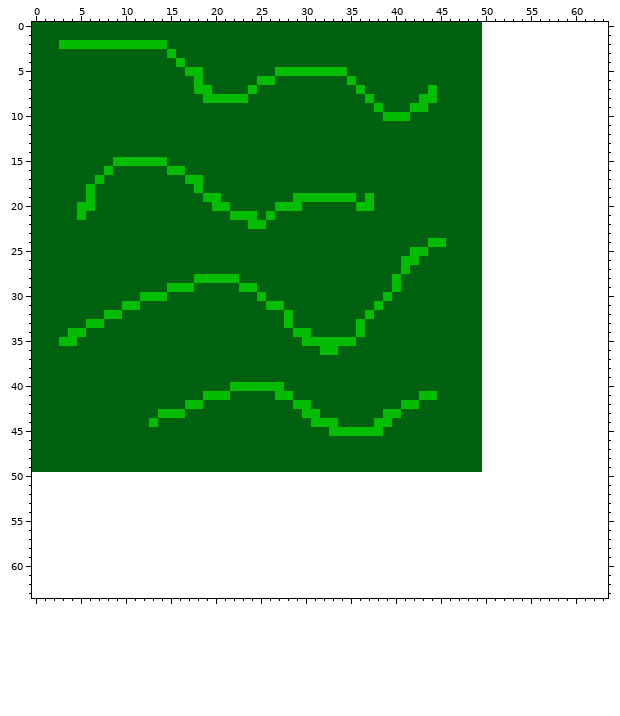
Pixel-art sprite: images/grass.png. The picture above was drawn from the file before the commit.
The file is 50x50 pixels. Colours within 5 levels of each other are drawn and written as one. The old version is drawn lined up with the new one, on the new canvas.
The result:
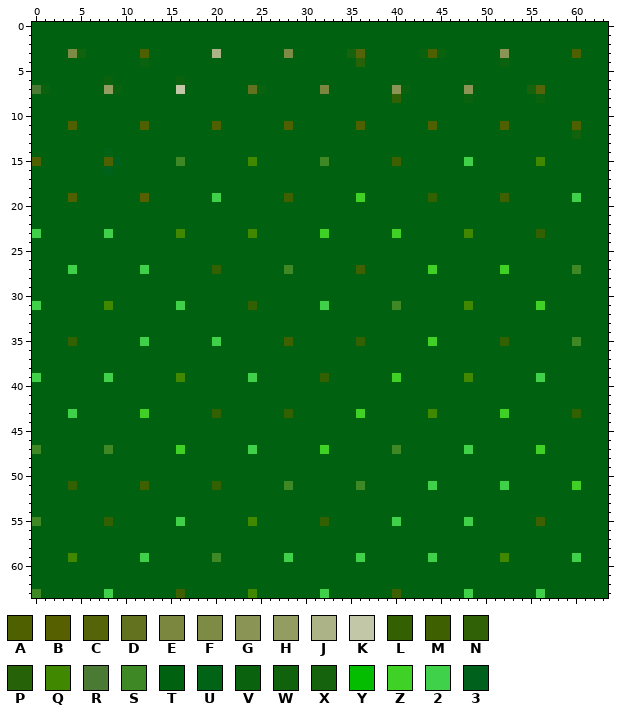
Palette (. is transparent): A #4f6000  B #576000  C #556408  D #63721e  E #7b873f  F #7e8b45  G #8a9555  H #939d62  J #acb487  K #c2c8a7  L #336000  M #3f6000  N #316106  P #266308  Q #3f8800  R #4a7a33  S #3f8826  T #006210  U #006316  V #0a620e  W #10620d  X #16630d  Y #04bd00  Z #3fd126  2 #3fd14a  3 #00611d
What changed:
canvas 50x50 -> 64x64
Changed rows in their new state; - is an unchanged pixel.
first column x 0:
 0 --------------------------------------------------TTTTTTTTTTTTTT
 1 --------------------------------------------------TTTTTTTTTTTTTT
 2 ---TTTTTTTTTTTT-----------------------------------TTTTTTTTTTTTTT
 3 ----FW------A--T----J-------F------XC------VAV----TTGTTTTTTTATTT
 4 ------------V---T-------------------P-------------TTVTTTTTTTTTTT
 5 -----------------TT--------TTTTTTTT---------------TTTTTTTTTTTTTT
 6 --------V-------V-T------TT--------T--------------TTTTTTTTTTTTTT
 7 RV------HV------K-TT----DV------E---T---GV--T---G-TTTTTXCTTTTTTT
 8 -------------------TTTTT-------------T--N--TT---V-TTTTTTVTTTTTTT
 9 --------------------------------------T---TT------TTTTTTTTTTTTTT
10 ---------------------------------------TTT--------TTTTTTTTTTTTTT
11 ----A-------A-------A-------A-------A-------A-----TTATTTTTTTATTT
12 --------------------------------------------------TTTTTTTTTTWTTT
13 --------------------------------------------------TTTTTTTTTTTTTT
14 --------U-----------------------------------------TTTTTTTTTTTTTT
15 A-------A3TTTTT-S-------Q-------S-------M-------2-TTTTTTQTTTTTTT
16 --------3------TT---------------------------------TTTTTTTTTTTTTT
17 -------T---------TT-------------------------------TTTTTTTTTTTTTT
18 ------T-----------T-------------------------------TTTTTTTTTTTTTT
19 ----A-T-----B------T2-------MTTTTTTTZT------L-----TTMTTTTTTT2TTT
20 -----TT-------------TT-----TTT------TT------------TTTTTTTTTTTTTT
21 -----T----------------TTT-T-----------------------TTTTTTTTTTTTTT
22 ------------------------TT------------------------TTTTTTTTTTTTTT
23 2-------2-------Q-------Q-------Z-------Z-------Q-TTTTTTLTTTTTTT
24 --------------------------------------------TT----TTTTTTTTTTTTTT
25 ------------------------------------------TT------TTTTTTTTTTTTTT
26 -----------------------------------------TT-------TTTTTTTTTTTTTT
27 ----2-------2-------L-------S-------M----T--Z-----TTZTTTTTTTSTTT
28 ------------------TTTTT-----------------T---------TTTTTTTTTTTTTT
29 ---------------TTT-----TT---------------T---------TTTTTTTTTTTTTT
30 ------------TTT----------T-------------T----------TTTTTTTTTTTTTT
31 2-------Q-TT----2-------L-TT----2-----T-S-------Q-TTTTTTZTTTTTTT
32 --------TT------------------T--------T------------TTTTTTTTTTTTTT
33 ------TT--------------------T-------T-------------TTTTTTTTTTTTTT
34 ----TT-----------------------TT-----T-------------TTTTTTTTTTTTTT
35 ---TL-------2-------2-------M-TTTTTTL-------Z-----TTLTTTTTTTSTTT
36 --------------------------------TT----------------TTTTTTTTTTTTTT
37 --------------------------------------------------TTTTTTTTTTTTTT
38 --------------------------------------------------TTTTTTTTTTTTTT
39 2-------2-------Q-------2-------L-------Z-------Q-TTTTTT2TTTTTTT
40 ----------------------TTTTTT----------------------TTTTTTTTTTTTTT
41 -------------------TTT-----TT--------------TT-----TTTTTTTTTTTTTT
42 -----------------TT----------TT----------TT-------TTTTTTTTTTTTTT
43 ----2-------Z-TTT---L-------L-TT----Z--TT---Q-----TTZTTTTTTTLTTT
44 -------------T-----------------TTT----TT----------TTTTTTTTTTTTTT
45 ---------------------------------TTTTTT-----------TTTTTTTTTTTTTT
46 --------------------------------------------------TTTTTTTTTTTTTT
47 S-------S-------Z-------2-------Z-------S-------2-TTTTTTZTTTTTTT
48 --------------------------------------------------TTTTTTTTTTTTTT
49 --------------------------------------------------TTTTTTTTTTTTTT
50 TTTTTTTTTTTTTTTTTTTTTTTTTTTTTTTTTTTTTTTTTTTTTTTTTTTTTTTTTTTTTTTT
51 TTTTLTTTTTTTMTTTTTTTLTTTTTTTSTTTTTTTSTTTTTTT2TTTTTTT2TTTTTTTZTTT
52 TTTTTTTTTTTTTTTTTTTTTTTTTTTTTTTTTTTTTTTTTTTTTTTTTTTTTTTTTTTTTTTT
53 TTTTTTTTTTTTTTTTTTTTTTTTTTTTTTTTTTTTTTTTTTTTTTTTTTTTTTTTTTTTTTTT
54 TTTTTTTTTTTTTTTTTTTTTTTTTTTTTTTTTTTTTTTTTTTTTTTTTTTTTTTTTTTTTTTT
55 STTTTTTTLTTTTTTT2TTTTTTTQTTTTTTTLTTTTTTT2TTTTTTT2TTTTTTTMTTTTTTT
56 TTTTTTTTTTTTTTTTTTTTTTTTTTTTTTTTTTTTTTTTTTTTTTTTTTTTTTTTTTTTTTTT
57 TTTTTTTTTTTTTTTTTTTTTTTTTTTTTTTTTTTTTTTTTTTTTTTTTTTTTTTTTTTTTTTT
58 TTTTTTTTTTTTTTTTTTTTTTTTTTTTTTTTTTTTTTTTTTTTTTTTTTTTTTTTTTTTTTTT
59 TTTTQTTTTTTT2TTTTTTTSTTTTTTT2TTTTTTT2TTTTTTT2TTTTTTTQTTTTTTT2TTT
60 TTTTTTTTTTTTTTTTTTTTTTTTTTTTTTTTTTTTTTTTTTTTTTTTTTTTTTTTTTTTTTTT
61 TTTTTTTTTTTTTTTTTTTTTTTTTTTTTTTTTTTTTTTTTTTTTTTTTTTTTTTTTTTTTTTT
62 TTTTTTTTTTTTTTTTTTTTTTTTTTTTTTTTTTTTTTTTTTTTTTTTTTTTTTTTTTTTTTTT
63 STTTTTTT2TTTTTTTMTTTTTTTQTTTTTTT2TTTTTTTMTTTTTTT2TTTTTTT2TTTTTTT
Pixel boxes of the changes (left, top, right, bottom) in both pictures:
changed: (32, 22, 608, 598)
